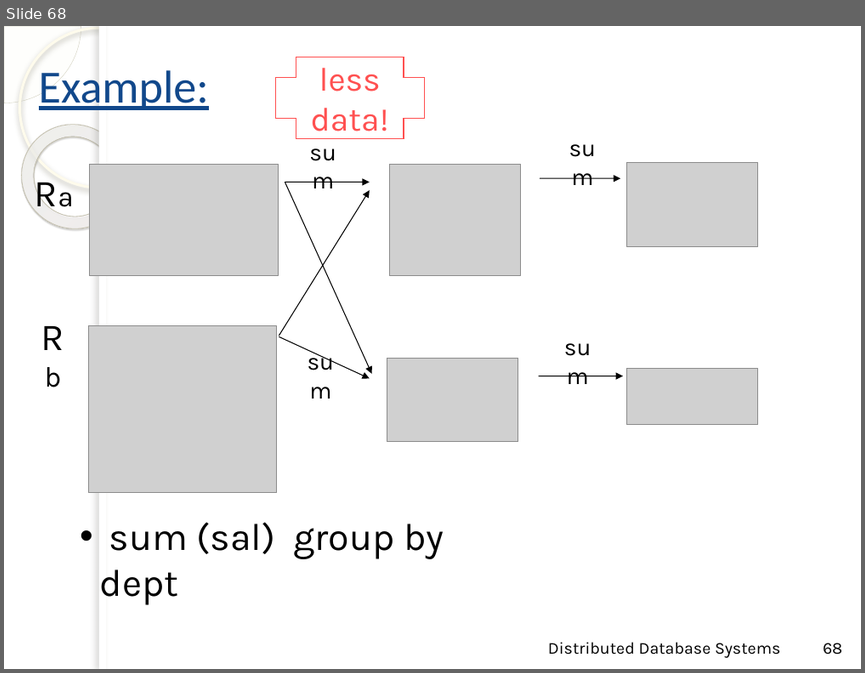
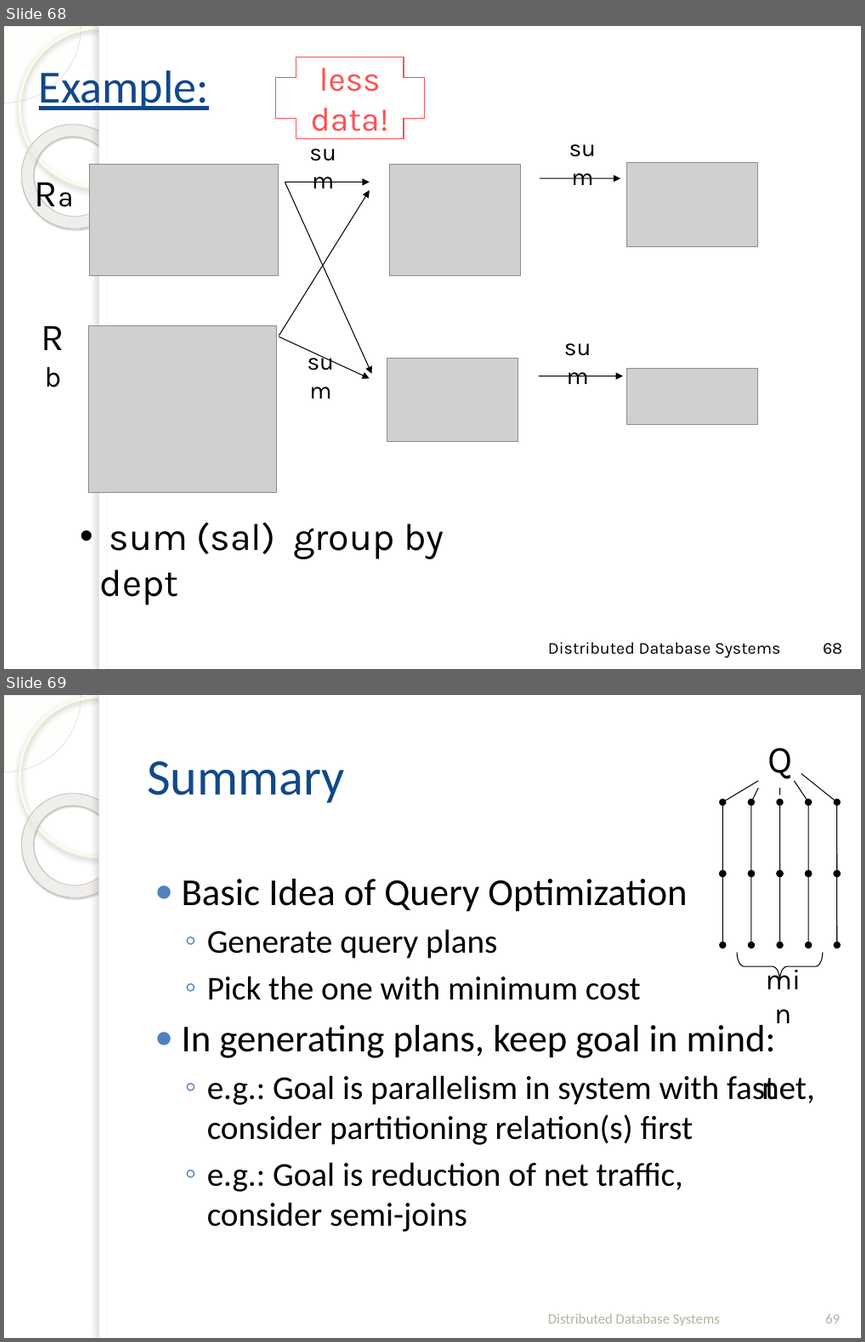
Before and after one commit to fanju1984/ddb, a slide deck: Fall 2017/Slides/03. Query Processing-3.pptx. Shown one above the other, each under a label of ours: slide 68 before the commit, slides 68 and 69 after it. The pictures are 865x673 and 865x1342 pixels, drawn with LibreOffice and Linux fonts; fonts in the diff are those of the drawing; grey boxes stand for pictures; background and template pictures are left out. Boxes give left, top, right and bottom in pixels: in the first picture for what was removed or moved away, otherwise in the second. Text is boxed around its words. In the diff, an @@ line names an element or a change of style, - is before the commit and + after.

Commit message:
updated slides for 03-04

```diff
--- a/Fall 2017/Slides/03. Query Processing-3.pptx
+++ b/Fall 2017/Slides/03. Query Processing-3.pptx
@@ slide 69 added at <box>4,695,861,1338</box>, background picture (left out); not listed: 5 template elements that a slide beside it also shows @@
@@ title added at <box>147,761,345,803</box>, 43 pt, text #11488B @@
+Summary
@@ text added at <box>768,748,793,779</box>, 32 pt, text #000000 @@
+Q
@@ line added from (758, 781) to (723, 802), #000000 0.75 pt @@
@@ line added from (758, 788) to (751, 802), #000000 0.75 pt @@
@@ line added from (779, 788) to (779, 795), #000000 0.75 pt @@
@@ line added from (794, 781) to (809, 802), #000000 0.75 pt @@
@@ line added from (800, 774) to (837, 802), #000000 0.75 pt @@
@@ double arrow added from (723, 802) to (723, 873), #000000 0.75 pt @@
@@ double arrow added from (751, 802) to (751, 873), #000000 0.75 pt @@
@@ double arrow added from (779, 802) to (779, 873), #000000 0.75 pt @@
@@ double arrow added from (809, 802) to (809, 873), #000000 0.75 pt @@
@@ double arrow added from (837, 802) to (837, 873), #000000 0.75 pt @@
@@ text added at <box>182,879,815,1231</box>, 28 pt, text #000000 @@
+● Basic Idea of Query Optimization
+  ◦ Generate query plans
+  ◦ Pick the one with minimum cost
+● In generating plans, keep goal in mind:
+  ◦ e.g.: Goal is parallelism in system with fast net, consider partitioning relation(s) first
+  ◦ e.g.: Goal is reduction of net traffic, consider semi-joins
@@ double arrow added from (723, 873) to (723, 945), #000000 0.75 pt @@
@@ double arrow added from (751, 873) to (751, 945), #000000 0.75 pt @@
@@ double arrow added from (779, 873) to (779, 945), #000000 0.75 pt @@
@@ double arrow added from (809, 873) to (809, 945), #000000 0.75 pt @@
@@ double arrow added from (837, 873) to (837, 945), #000000 0.75 pt @@
@@ left brace added at <box>737,953,823,981</box>, outline #000000 0.75 pt @@
@@ text added at <box>751,974,815,1016</box>, 24 pt, text #000000 @@
+min
@@ text added at <box>548,1313,720,1326</box>, 12 pt, text #B5B2A2 @@
+Distributed Database Systems
@@ page number added at <box>825,1314,840,1323</box>, 12 pt, text #B4B1A0 @@
+69
```
Also in this commit, not shown: 1 slide changed, 1 other file.
